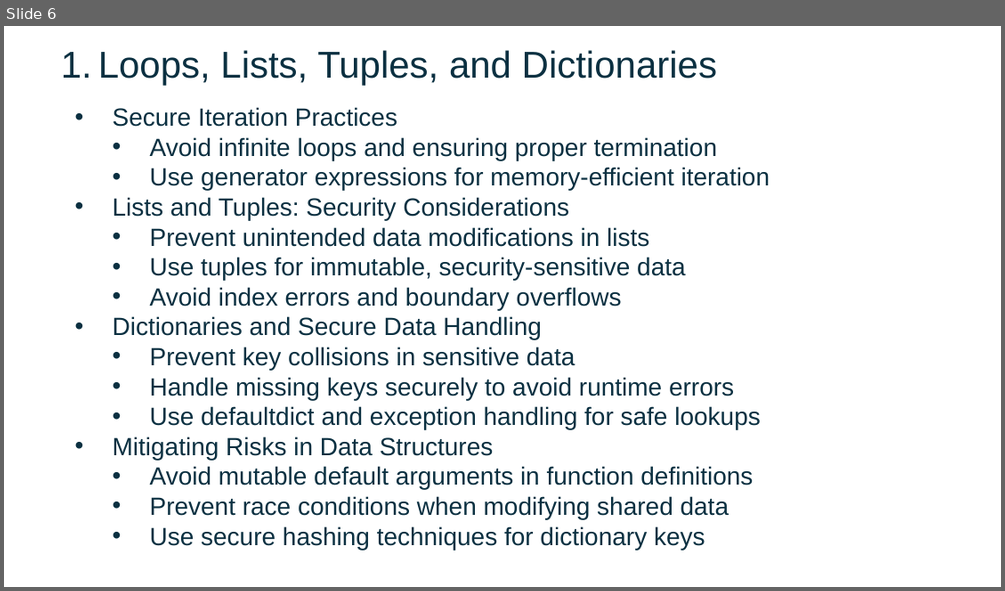
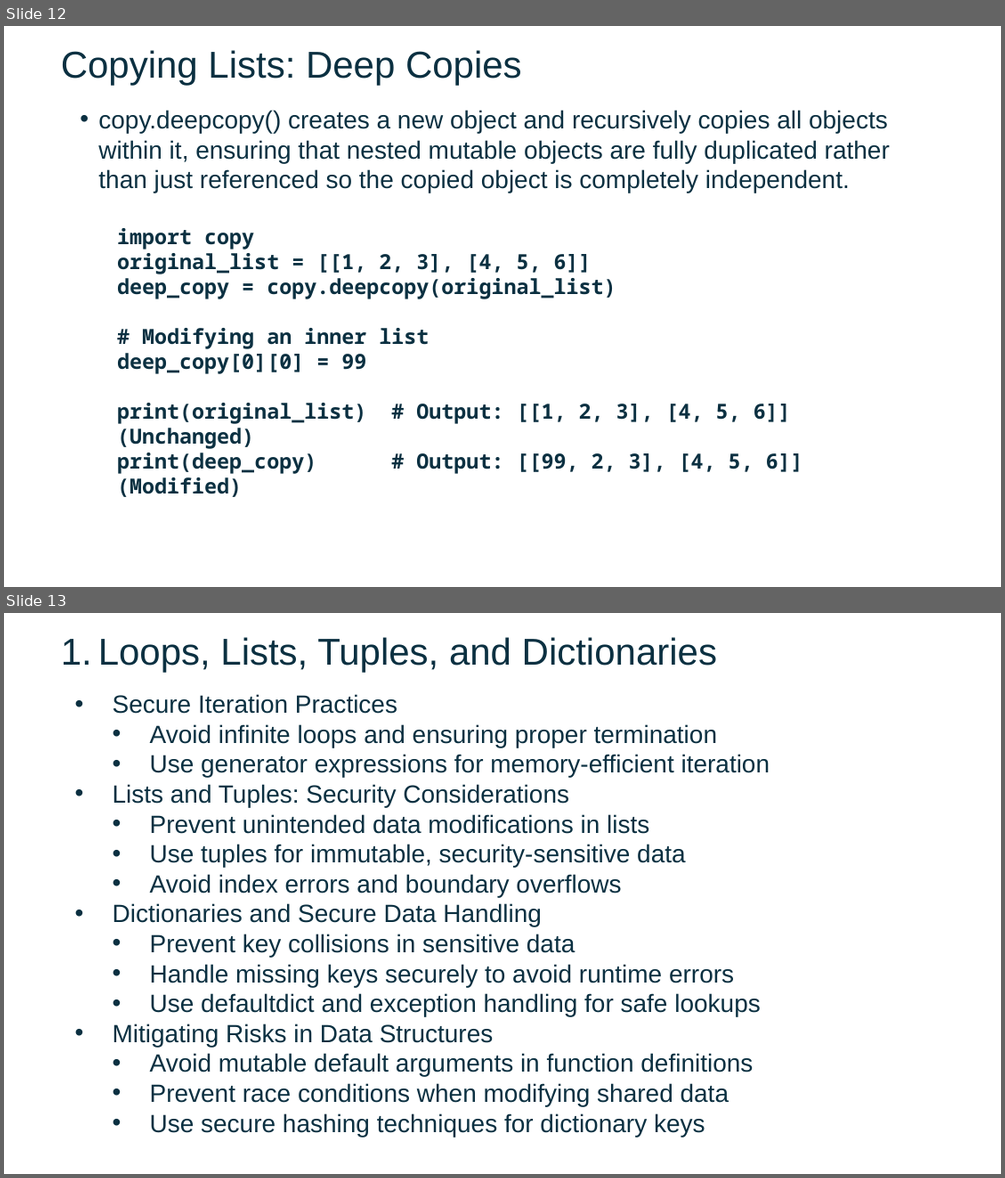
Before and after one commit to FSCJ-FacultyDev/SWC-Columbus-2025, a slide deck: Slides-Day2.pptx. Shown one above the other, each under a label of ours: slide 6 before the commit, slides 12 and 13 after it. The pictures are 1005x591 and 1005x1178 pixels, drawn with LibreOffice and Linux fonts; fonts in the diff are those of the drawing; background and template pictures are left out. Boxes give left, top, right and bottom in pixels: in the first picture for what was removed or moved away, otherwise in the second. Text is boxed around its words. In the diff, an @@ line names an element or a change of style, - is before the commit and + after.

```diff
--- a/Slides-Day2.pptx
+++ b/Slides-Day2.pptx
@@ slide 12 added at (x1=4, y1=26, x2=1001, y2=587), background picture (left out) @@
@@ text added at (x1=61, y1=50, x2=522, y2=86), 36 pt, text #0B3041 @@
+Copying Lists: Deep Copies
@@ text added at (x1=98, y1=110, x2=890, y2=474), 20 pt, text #0B3041, bold @@
+• copy.deepcopy() creates a new object and recursively copies all objects within it, ensuring that nested mutable objects are fully duplicated rather than just referenced so the copied object is completely independent.
+import copy
+original_list = [[1, 2, 3], [4, 5, 6]]
+deep_copy = copy.deepcopy(original_list)
+# Modifying an inner list
+deep_copy[0][0] = 99
+print(original_list) # Output: [[1, 2, 3], [4, 5, 6]] (Unchanged)
+print(deep_copy) # Output: [[99, 2, 3], [4, 5, 6]] (Modified)
@@ what was slide 6 is now slide 13 @@
```
Also in this commit, not shown: 5 slides changed, 6 other slides added.
